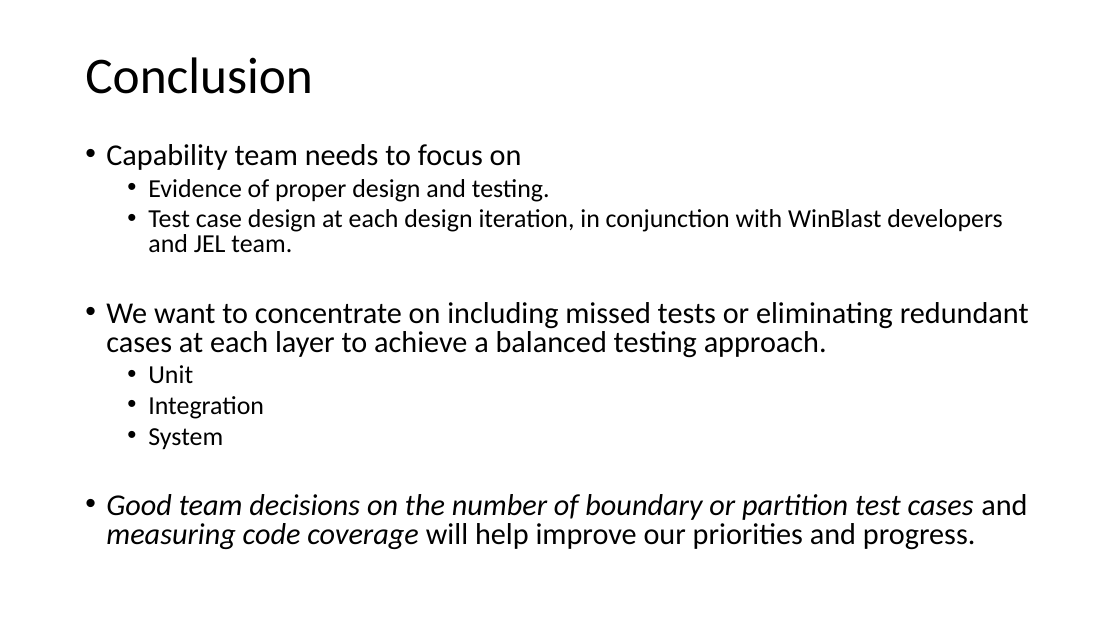
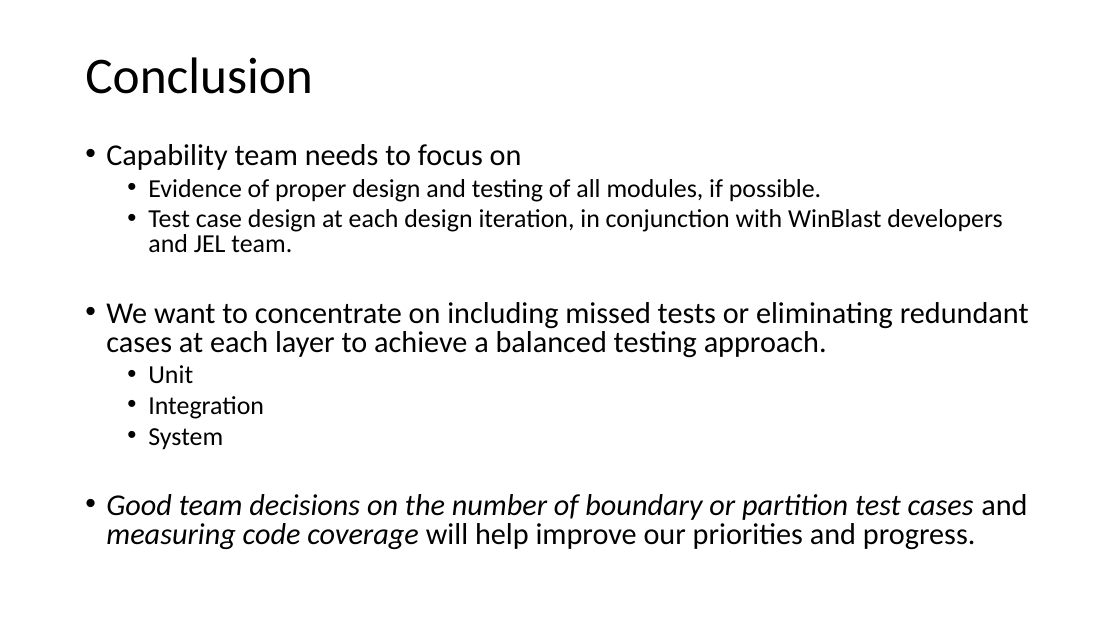
Before and after one commit to bcorfman/grading, a slide deck: slide 9 of doc/Coordinated approach to design and testing (WinBlast CapTeam version).pptx. Drawn at 1120x630 pixels with LibreOffice and Linux fonts; fonts in the diff are those of the drawing. Boxes give left, top, right and bottom in pixels: in the first picture for what was removed or moved away, otherwise in the second. Text is boxed around its words. In the diff, an @@ line names an element or a change of style, - is before the commit and + after.

```diff
--- a/doc/Coordinated approach to design and testing (WinBlast CapTeam version).pptx
+++ b/doc/Coordinated approach to design and testing (WinBlast CapTeam version).pptx
@@ text at bbox=[148, 179, 821, 202]: text changed @@
-  • Evidence of proper design and testing.
+  • Evidence of proper design and testing of all modules, if possible.
```
Also in this commit, not shown: 7 other slides changed, 5 other files.
